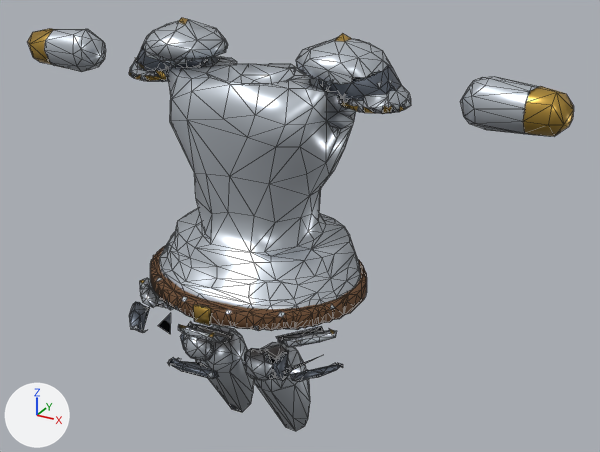
Before and after pictures for a commit that changed the glTF model assets/models/armor_guard_harpin_m.glb.
Before and after are seen from a 50 mm camera at (1.06, -1.633, 0.934) aimed at (0.104, 0.105, 0.065). The axes (+X, +Y, +Z) are drawn at lower left. The lights are the same throughout. The older version comes first. Mesh edges are drawn as thin lines. Vertices at exactly the same position are counted once.

In view in the first picture: 'Armor'.
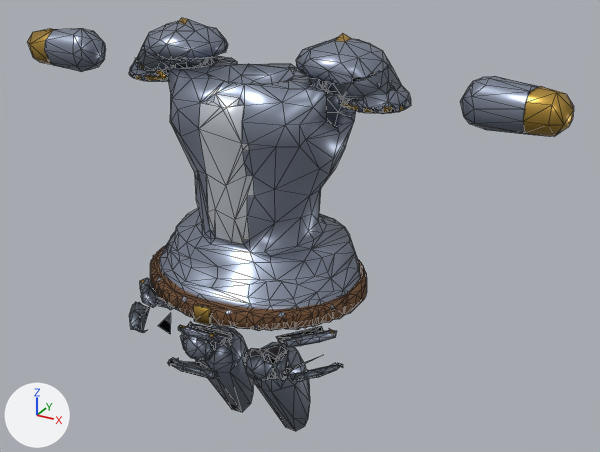
Where the change shows, as pixel boxes [x1, y1, x2, y2] in the pictures (600 x 452 px; the box of a moved part takes in the faces that stretch with it):
'Armor', recoloured, reshaped (darker)
    both: [27, 18, 574, 431]
part 1 of me_armor, moved or reshaped
    before: [129, 19, 388, 363]
    after: [141, 19, 360, 363]
part 2 of me_armor, moved or reshaped
    before: [57, 29, 101, 40]
    after: [55, 28, 102, 40]
part 3 of me_armor, deleted
    before: [470, 123, 530, 135]

Edits to the bpy script that builds the scene:
```text
Change mat_metal_steel:
    mat_metal_steel.base_color: (0.584, 0.631, 0.687) -> (0.275, 0.314, 0.402)  # light grey #c9d0d8 -> grey #8f98aa
Add mat_metal_edge:
    mat_metal_edge = principled_material('Metal_Edge')
    mat_metal_edge.base_color = (0.791, 0.839, 0.913)  # white #e6ecf5
    mat_metal_edge.metallic = 0.7
    mat_metal_edge.roughness = 0.25
Change me_armor:
    used by ob_armor; location = (0.0, 0.0, 0.0)
    remove me_armor.from_pydata(...)  # 1906 vertices, 3348 faces; spans x -0.75..0.75, y -0.27..0.31, z -0.57..0.58
    add me_armor.from_pydata(...)  # 1908 vertices, 3348 faces; spans x -0.75..0.75, y -0.27..0.31, z -0.57..0.58
    me_armor part 1: 13 vertices moved from x -0.32..0.21, y -0.23..0.22, z -0.21..0.54 to x -0.31..0.24, y -0.23..0.2, z -0.21..0.55; 58 vertices removed from x -0.35..0.36, y -0.22..0.29, z -0.31..0.54; 62 vertices added at x -0.29..0.27, y -0.09..0.27, z -0.31..0.55
    me_armor part 2: 2 vertices removed from x -0.57..-0.56, y 0.09..0.12, z 0.51; 2 vertices added at x -0.57..-0.56, y 0.09..0.13, z 0.5..0.52
    me_armor part 3: 1 vertex removed from x 0.66, y 0.07, z 0.41
    other edits to the shape of me_armor do not show in these pictures
    add me_armor.materials.append(mat_metal_edge)  # white #e6ecf5
```
